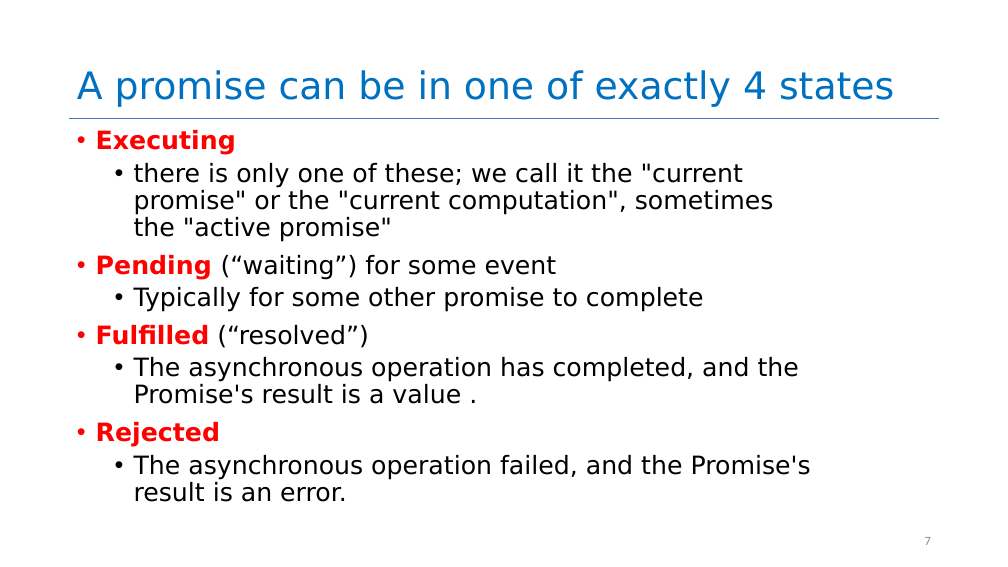
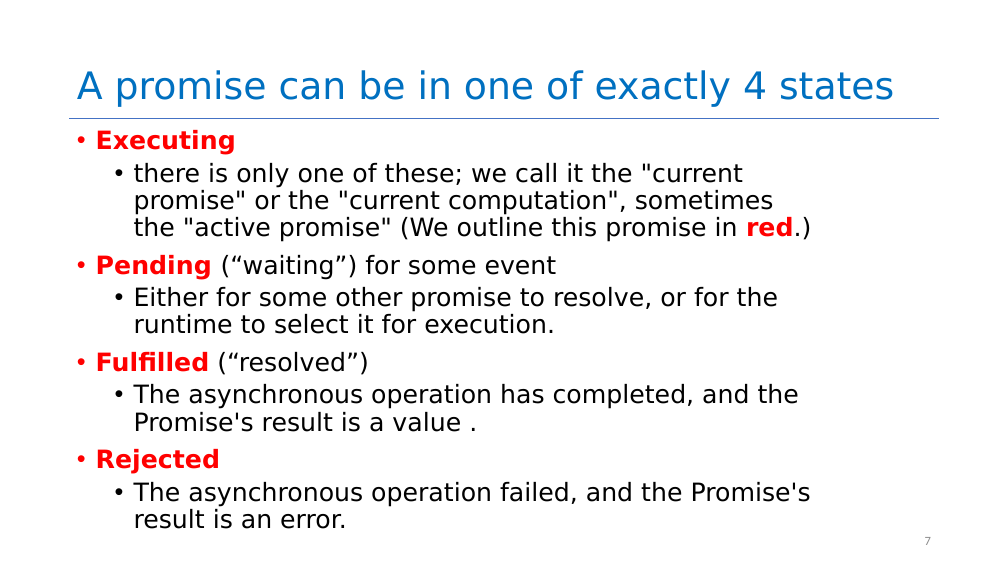
Before and after one commit to neu-se/CS4530-Fall-2024, a slide deck: slide 7 of Slides/Module 06 Concurrency Patterns in Typescript.pptx. Drawn at 1008x567 pixels with LibreOffice and Linux fonts; fonts in the diff are those of the drawing. Boxes give left, top, right and bottom in pixels: in the first picture for what was removed or moved away, otherwise in the second. Text is boxed around its words. In the diff, an @@ line names an element or a change of style, - is before the commit and + after.

Commit message:
adding final updates to slide7

```diff
--- a/Slides/Module 06 Concurrency Patterns in Typescript.pptx
+++ b/Slides/Module 06 Concurrency Patterns in Typescript.pptx
@@ text at (134,163,811,242): text changed @@
-  • there is only one of these; we call it the "current promise" or the "current computation", sometimes the "active promise"
+  • there is only one of these; we call it the "current promise" or the "current computation", sometimes the "active promise" (We outline this promise in red.)
@@ text at (134,287,778,334): text changed @@
-  • Typically for some other promise to complete
+  • Either for some other promise to resolve, or for the runtime to select it for execution.
```
Also in this commit, not shown: 1 other slide changed, 1 slide added, 1 other file.
